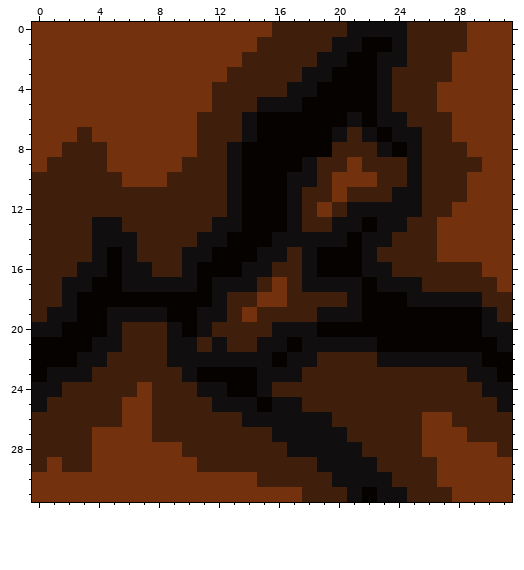
Pixel-art sprite -- MachineStrike/app/src/main/res/drawable/chasm.png. This is how it looked before the edit.
The file is 32x32 pixels.
After:
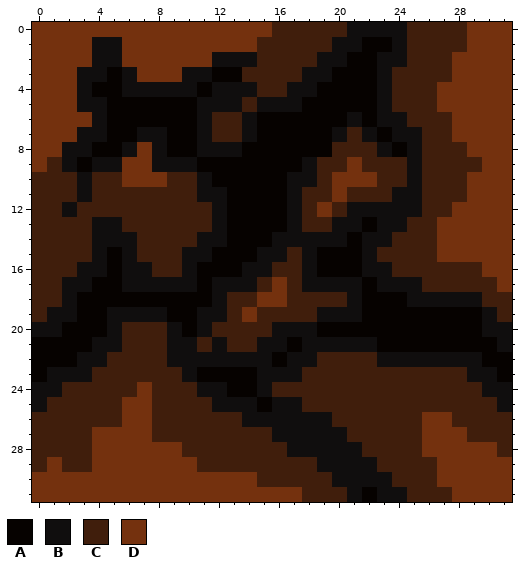
Palette (. is transparent): A #060200  B #100e0e  C #401e0c  D #74310e
Difference:
{"y":1,"x":4,"old":"DD","new":"BB"}
{"y":2,"x":4,"old":"DD","new":"BB"}
{"y":2,"x":12,"old":"DDC","new":"BBB"}
{"y":3,"x":3,"old":"DDDD","new":"BBAB"}
{"y":3,"x":10,"old":"DDDC","new":"BBAA"}
{"y":4,"x":3,"old":"DDDDDDDDDCCC","new":"BAABBBBBABBB"}
{"y":5,"x":3,"old":"DDDDDDDDDCC","new":"BBAAAAAABBB"}
{"y":6,"x":4,"old":"DDDDDDDC","new":"BAAAAAAB"}
{"y":7,"x":3,"old":"CDDDDDDDC","new":"BBAABBAAB"}
{"y":8,"x":2,"old":"CCCDD","new":"BBAAB"}
{"y":8,"x":8,"old":"DDDCC","new":"BAABB"}
{"y":9,"x":2,"old":"CCCD","new":"BABB"}
{"y":9,"x":8,"old":"DDCCCB","new":"BBBAAA"}
{"y":10,"x":3,"old":"C","new":"B"}
{"y":10,"x":11,"old":"CCB","new":"BAA"}
{"y":11,"x":3,"old":"C","new":"B"}
{"y":11,"x":11,"old":"CCB","new":"BBA"}
{"y":12,"x":2,"old":"C","new":"B"}
{"y":12,"x":12,"old":"CB","new":"BA"}
{"y":13,"x":13,"old":"B","new":"A"}
{"label":"changed","picture_box":[62,37,257,232]}
